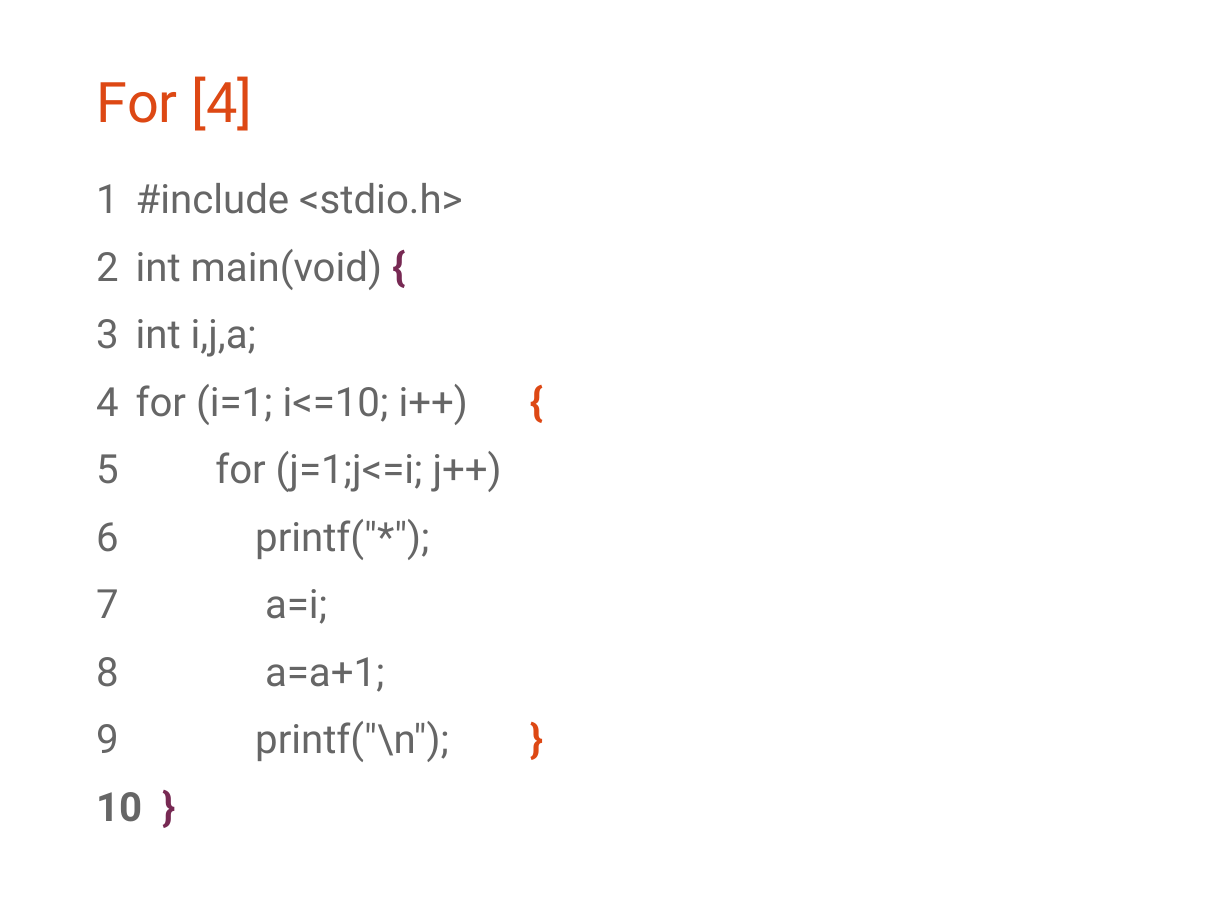
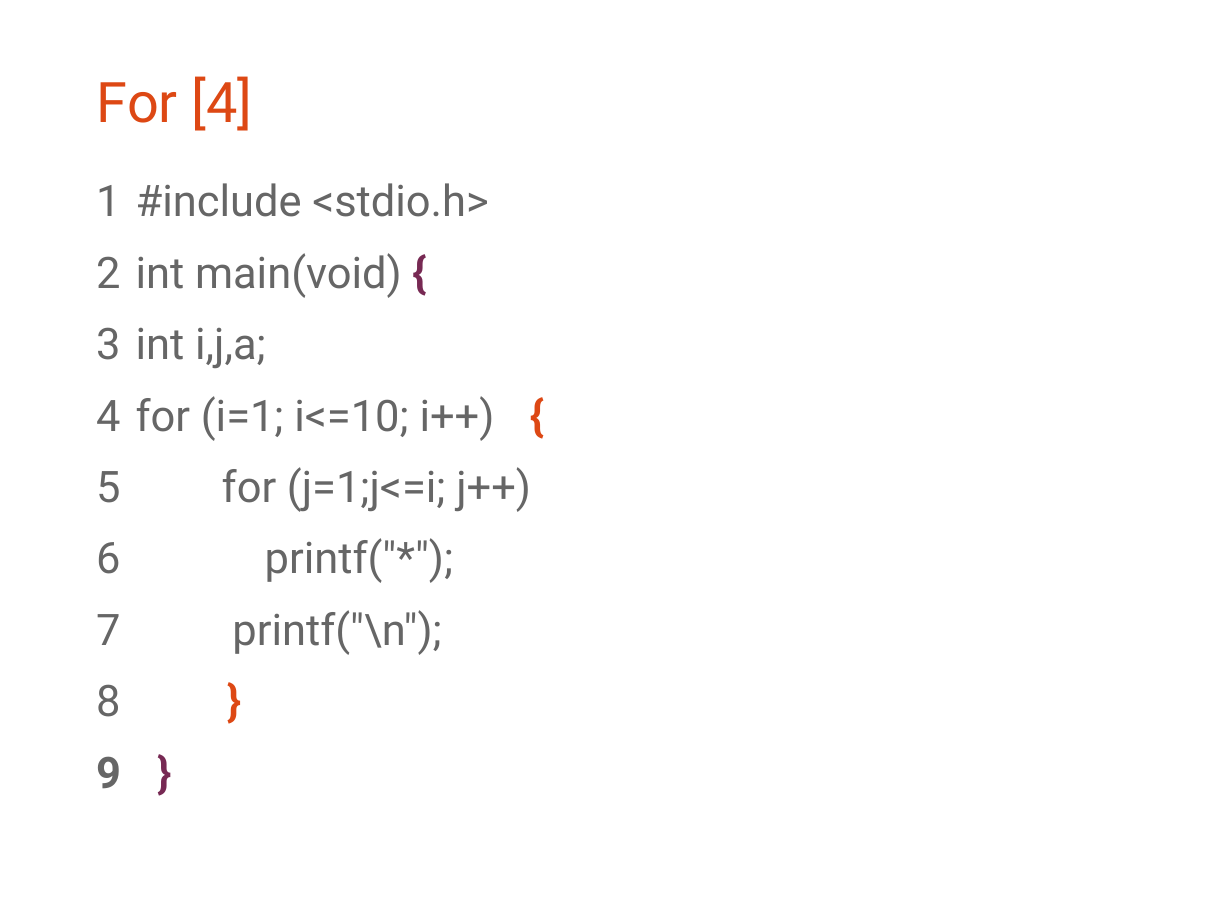
Before and after one commit to bagustris/prokom-tf, a slide deck: slide 18 of prokom1.odp. Drawn at 1232x924 pixels with LibreOffice and Linux fonts; fonts in the diff are those of the drawing. Boxes give left, top, right and bottom in pixels: in the first picture for what was removed or moved away, otherwise in the second. Text is boxed around its words. In the diff, an @@ line names an element or a change of style, - is before the commit and + after.

```diff
--- a/prokom1.odp
+++ b/prokom1.odp
@@ text at (x1=136, y1=183, x2=531, y2=655): paragraph added @@
+9 }
@@ text at (x1=136, y1=183, x2=531, y2=583): size 25.9 to 28 pt in "#include <stdio.h>", "int main(void) {", "int i,j,a;", "for (i=1; i<=10; i++) {" and 3 more places; text colour #772953 to #DD4814 in "}" @@
@@ text at (x1=232, y1=610, x2=441, y2=655): text changed; size 25.9 to 28 pt @@
-7 a=i;
-8 a=a+1;
-9 printf("\n"); }
+7 printf("\n");
```
Also in this commit, not shown: 3 other slides changed, 2 other files.
